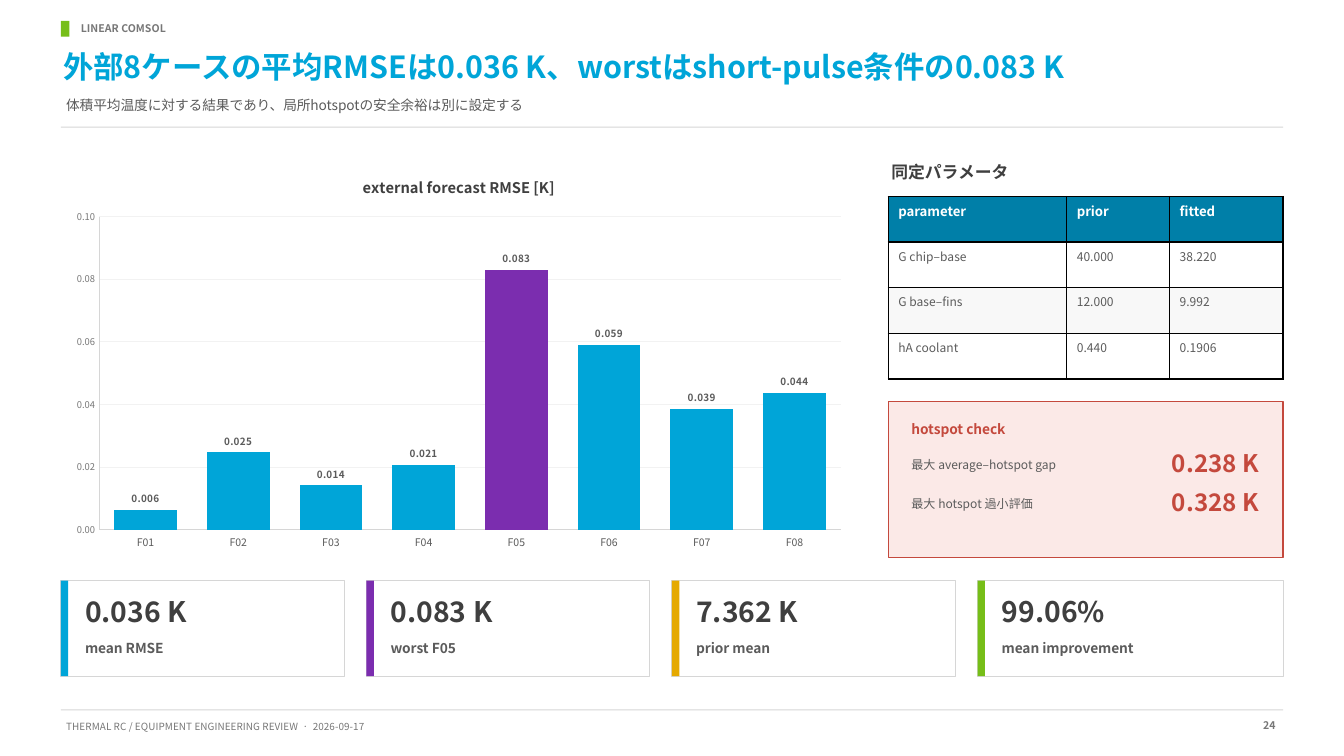
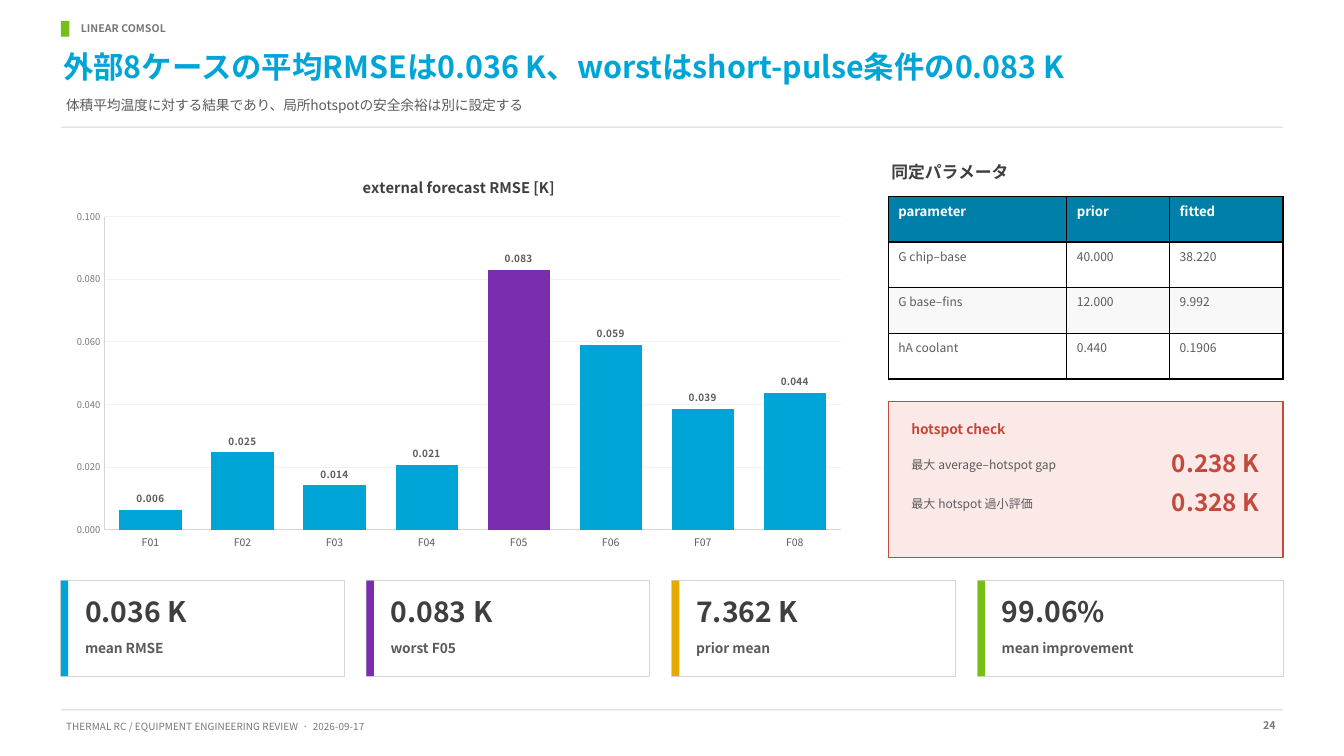
Before and after one commit to dkawa2523/heat_ML, a slide deck: slide 24 of outputs/presentation/thermal_cell_platform_engineering_review_expanded_final_20260917.pptx. Drawn at 1344x756 pixels with LibreOffice and Linux fonts; fonts in the diff are those of the drawing. Boxes give left, top, right and bottom in pixels: in the first picture for what was removed or moved away, otherwise in the second. Text is boxed around its words. In the diff, an @@ line names an element or a change of style, - is before the commit and + after.

Commit message:
fix: normalize PowerPoint files and add concise benchmark deck

```diff
--- a/outputs/presentation/thermal_cell_platform_engineering_review_expanded_final_20260917.pptx
+++ b/outputs/presentation/thermal_cell_platform_engineering_review_expanded_final_20260917.pptx
@@ column chart at bbox=[60, 158, 857, 558] @@
@@ title "external forecast RMSE [K] " to "external forecast RMSE [K]" @@
@@ colours of single points changed @@
@@ category axis changed @@
@@ value axis changed @@
```
Also in this commit, not shown: 4 other slides changed, 5 other files.
